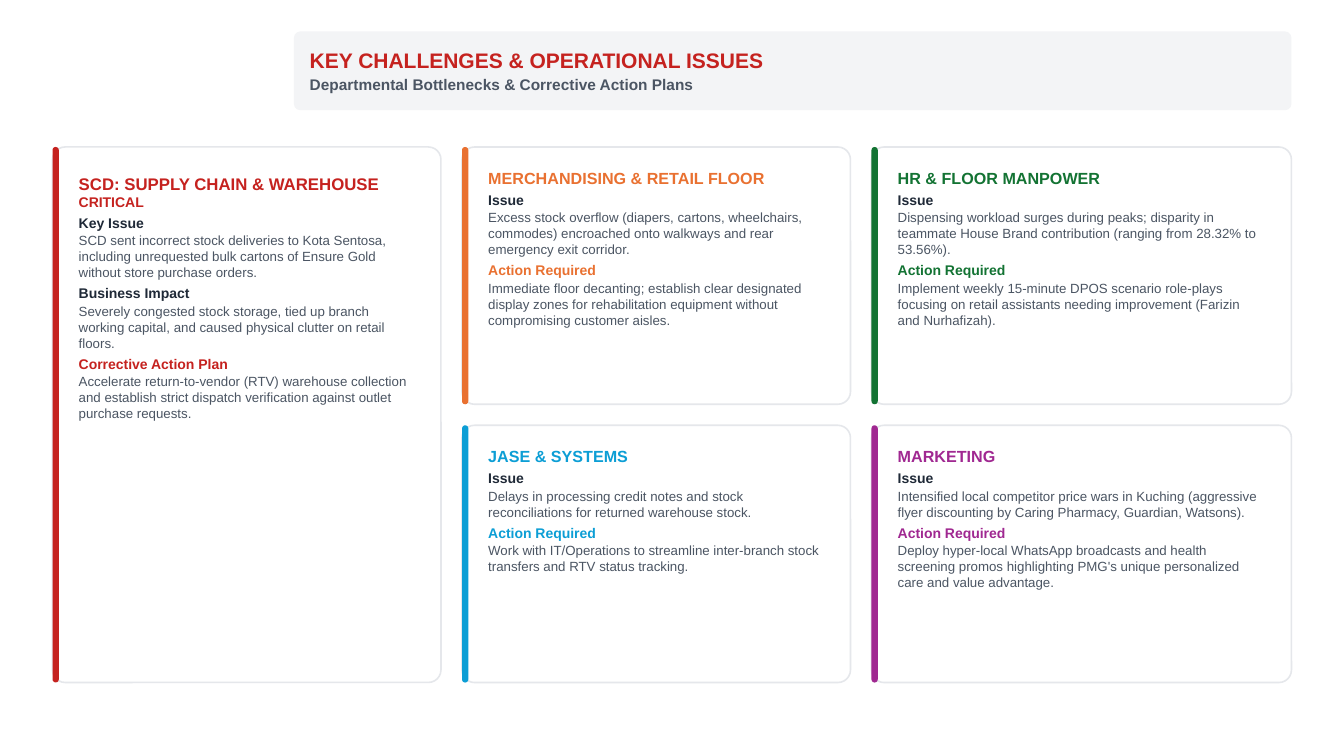
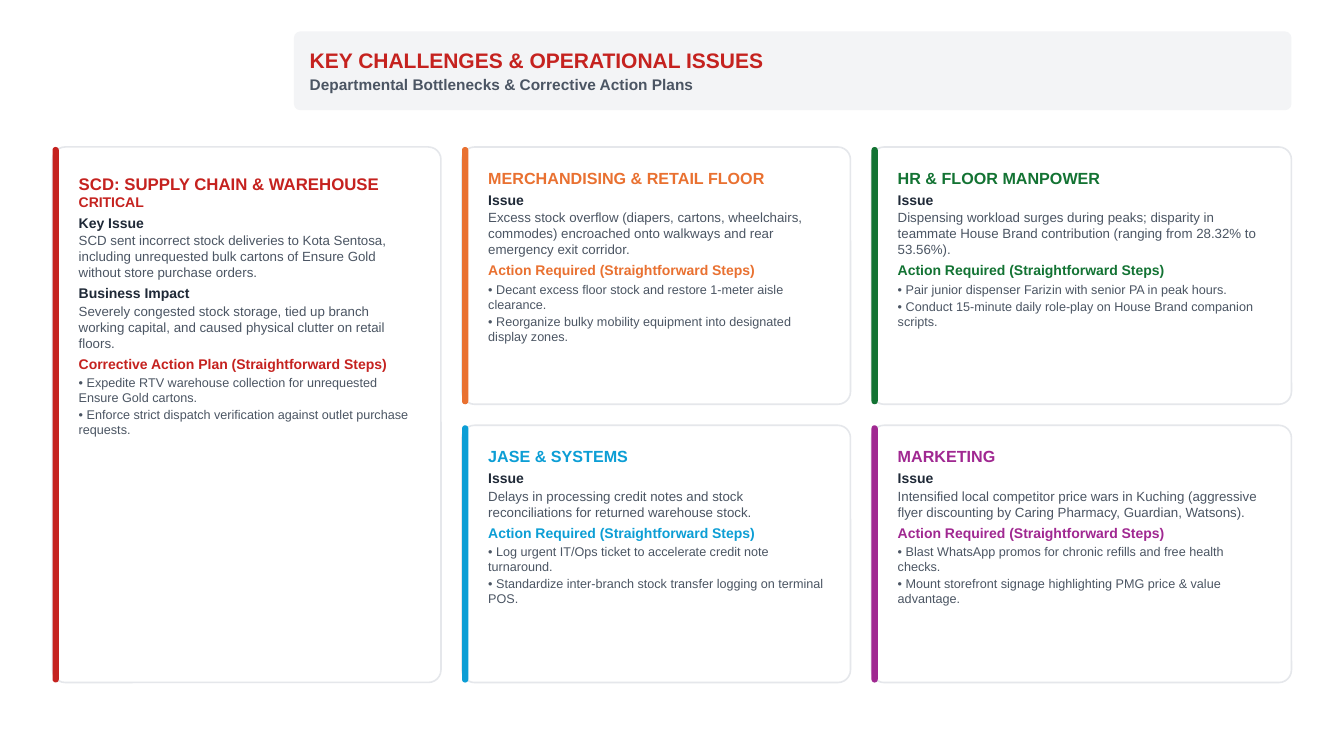
Before and after one commit to WilliamChai1/Pharmacy-Branch-Management-Hub, a slide deck: slide 11 of Kota_Sentosa_October_2026_Official.pptx. Drawn at 1344x756 pixels with LibreOffice and Linux fonts; fonts in the diff are those of the drawing; background and template pictures are left out. Boxes give left, top, right and bottom in pixels: in the first picture for what was removed or moved away, otherwise in the second. Text is boxed around its words. In the diff, an @@ line names an element or a change of style, - is before the commit and + after.

Commit message:
Refactor Gemini AI strategy, SWOT, and coaching action plans into straightforward point form

```diff
--- a/Kota_Sentosa_October_2026_Official.pptx
+++ b/Kota_Sentosa_October_2026_Official.pptx
@@ text at [488,265,791,344]: text changed; size 9.5 to 9 pt @@
-Action Required
-Immediate floor decanting; establish clear designated display zones for rehabilitation equipment without compromising customer aisles.
+Action Required (Straightforward Steps)
+• Decant excess floor stock and restore 1-meter aisle clearance.
+• Reorganize bulky mobility equipment into designated display zones.
@@ text at [898,265,1253,329]: text changed; size 9.5 to 9 pt @@
-Action Required
-Implement weekly 15-minute DPOS scenario role-plays focusing on retail assistants needing improvement (Farizin and Nurhafizah).
+Action Required (Straightforward Steps)
+• Pair junior dispenser Farizin with senior PA in peak hours.
+• Conduct 15-minute daily role-play on House Brand companion scripts.
@@ text at [79,359,408,437]: text changed; size 9.5 to 9 pt @@
-Corrective Action Plan
-Accelerate return-to-vendor (RTV) warehouse collection and establish strict dispatch verification against outlet purchase requests.
+Corrective Action Plan (Straightforward Steps)
+• Expedite RTV warehouse collection for unrequested Ensure Gold cartons.
+• Enforce strict dispatch verification against outlet purchase requests.
@@ text at [488,528,823,603]: text changed; size 9.5 to 9 pt @@
-Action Required
-Work with IT/Operations to streamline inter-branch stock transfers and RTV status tracking.
+Action Required (Straightforward Steps)
+• Log urgent IT/Ops ticket to accelerate credit note turnaround.
+• Standardize inter-branch stock transfer logging on terminal POS.
@@ text at [898,528,1223,606]: text changed; size 9.5 to 9 pt @@
-Action Required
-Deploy hyper-local WhatsApp broadcasts and health screening promos highlighting PMG's unique personalized care and value advantage.
+Action Required (Straightforward Steps)
+• Blast WhatsApp promos for chronic refills and free health checks.
+• Mount storefront signage highlighting PMG price & value advantage.
```
Also in this commit, not shown: 1 other slide changed, 3 other files.
